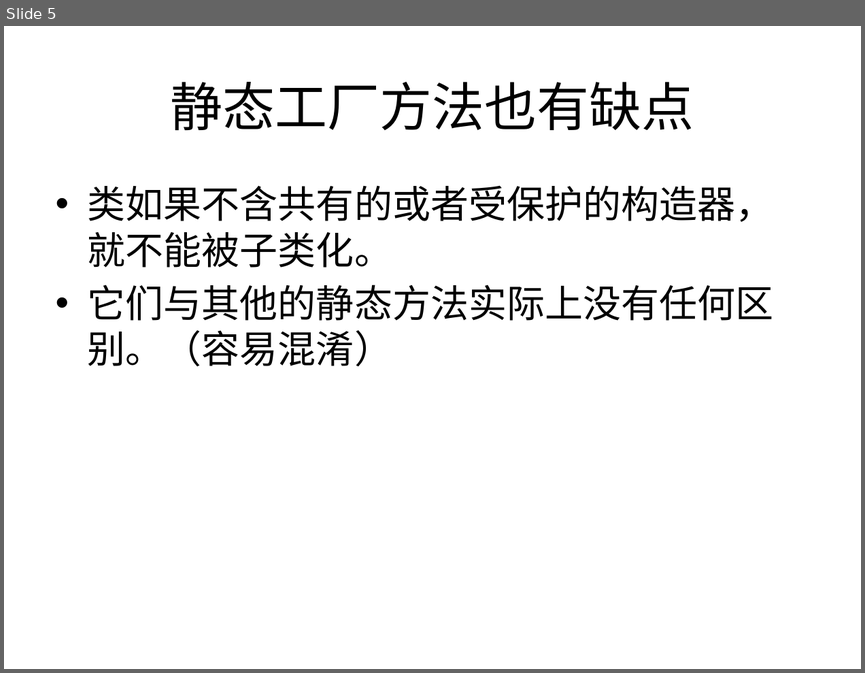
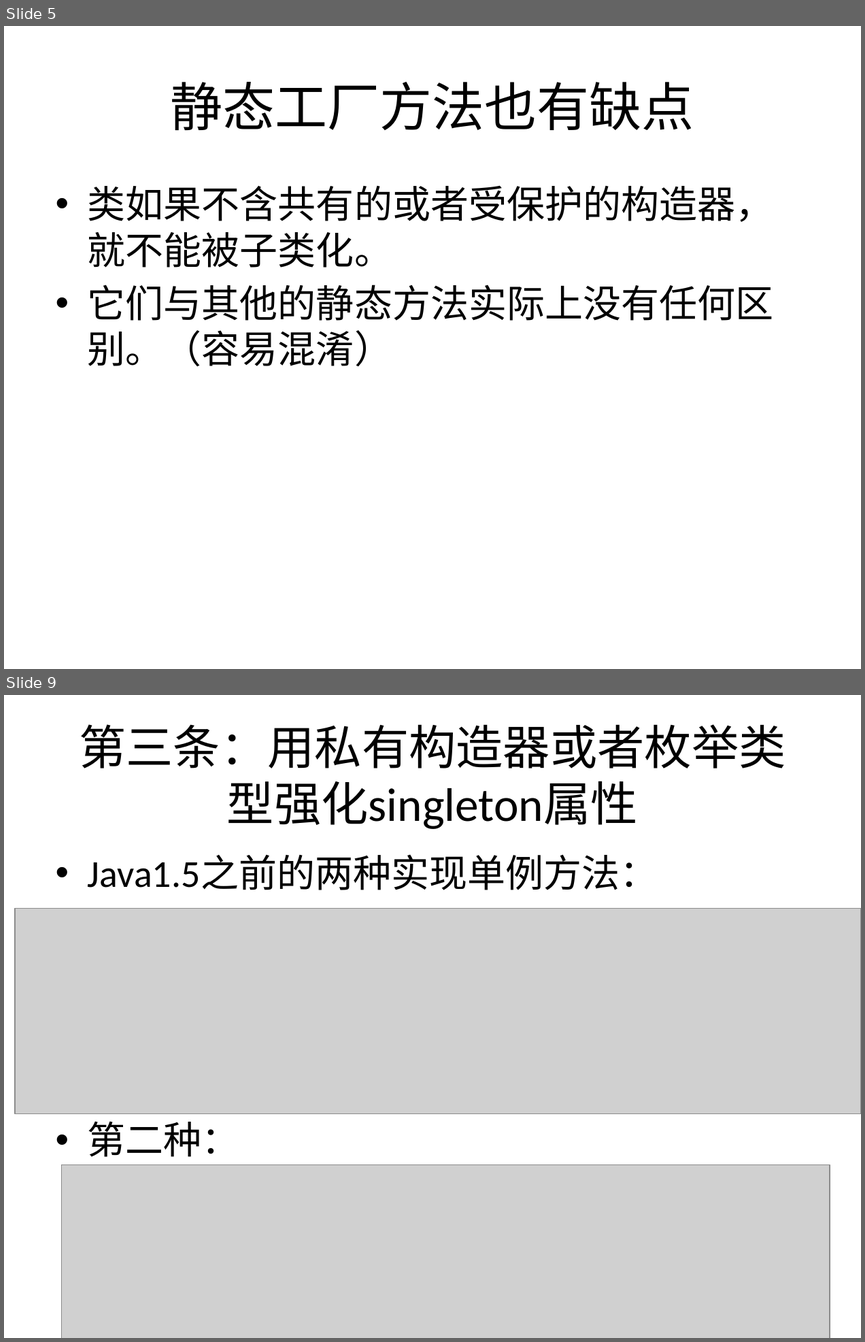
Before and after one commit to li5220008/SSH1, a slide deck: WebRoot/print/effectiveJava学习分享.pptx. Shown one above the other, each under a label of ours: slide 5 before the commit, slides 5 and 9 after it; the slides between them are not shown. The pictures are 865x673 and 865x1342 pixels, drawn with LibreOffice and Linux fonts; fonts in the diff are those of the drawing; grey boxes stand for pictures. Boxes give left, top, right and bottom in pixels: in the first picture for what was removed or moved away, otherwise in the second. Text is boxed around its words. In the diff, an @@ line names an element or a change of style, - is before the commit and + after.

```diff
--- a/WebRoot/print/effectiveJava学习分享.pptx
+++ b/WebRoot/print/effectiveJava学习分享.pptx
@@ slide 9 added at [4,695,861,1338], background #FFFFFF @@
@@ title added at [79,724,786,829], 39.6 pt, text #000000 @@
+第三条：用私有构造器或者枚举类型强化singleton属性
@@ text added at [88,855,657,1157], 32 pt, text #000000 @@
+• Java1.5之前的两种实现单例方法：
+• 第二种：
@@ picture added at [15,909,861,1114] @@
@@ picture added at [61,1164,830,1338] @@
```
Also in this commit, not shown: 3 slides changed, 8 other slides added.
